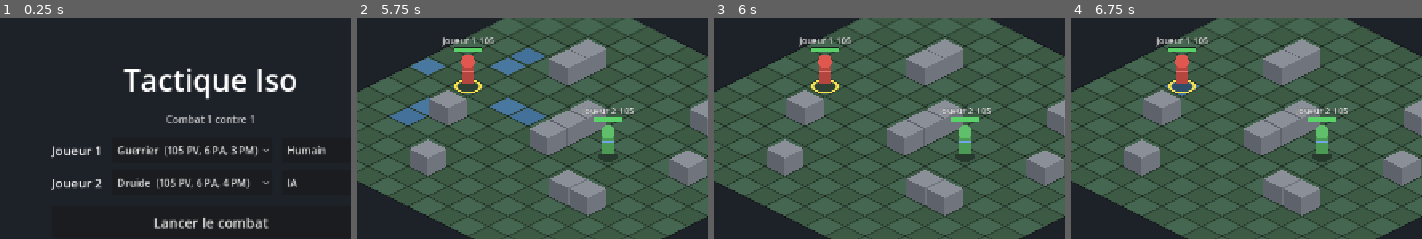
Above: before the commit, frames 1-4 (left to right).
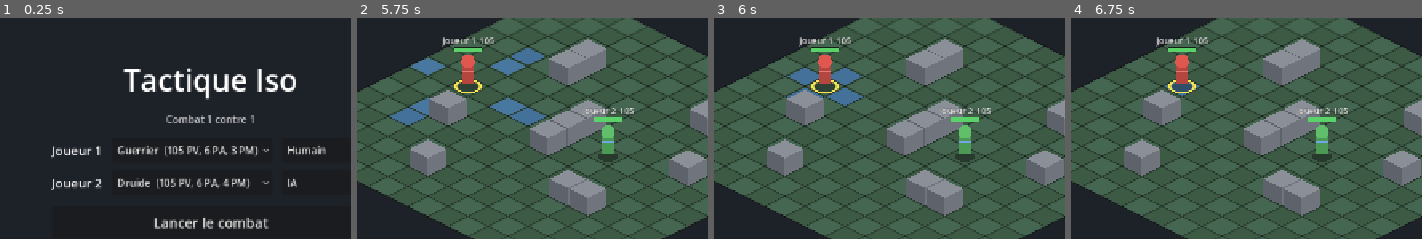
Above: after the commit, the same moments.

Repository: GuenotF/Dingus
Game: Godot game, scene res://scenes/menu.tscn
The game is run twice, just before and just after one commit, with the same random seed, the same clock (stepped at 60 frames per second) and the same inputs.
Inputs (mouse positions are % of the whole screen's width and height, from its top left):
- Up to frame 1 (0.25 s): no input
- Up to frame 2 (5.75 s): click "Lancer le combat" at 0.5 s; click "Prêt (Espace)" at 1.25 s; tap Enter at 2 s; move the mouse to (81, 45) at 2.02 s; tap 1 at 2.1 s; click (81, 45) at 2.17 s; tap Space at 2.27, 3.77 s; click "Fin du tour (Espace)" at 2.75 s; move the mouse to (34, 55) at 3.52 s; tap 2 at 3.6 s; click (34, 55) at 3.67 s; click "1 · Coup d'épée 3 PA" at 4.25 s; click "2 · Charge 2 PA" at 5 s
- Up to frame 3 (6 s): click "3 · Repousser 3 PA" at 5.75 s
- Up to frame 4 (6.75 s): click "4 · Cri 2 PA" at 6.5 s
The pictures show only the part of the screen within x 26-76%, y 20-70%; the shares and areas given below are measured in that part.

Frames 1-2 are identical in both runs. In frame 3, 1.3% of the frame differs, in the area x 20-43%, y 22-40%; in frame 4, nothing differs.

Commit message:
Corrige l'affichage de la portée des sorts à cible obligatoire
Repousser, Attirer et Soin (cible = combattant) n'affichaient aucune
portée quand aucun combattant n'était à portée. La portée complète est
maintenant toujours affichée ; seules les cibles valides restent lançables.

Co-Authored-By: Claude Opus 5.5 <noreply@anthropic.com>
Claude-Session: https://claude.ai/code/session_016TqoMGpG5jku75qaKDTUnG

Diff:
--- a/scripts/core/combat_state.gd
+++ b/scripts/core/combat_state.gd
@@ -174,8 +174,18 @@
 	return cells_in_range_from(spell, f, f.cell)
 
 
+## Portée à afficher : toutes les cases à portée, ciblables ou non (case -> ligne de vue ok).
+## Contrairement à cells_in_range, ignore la règle de cible (case libre / combattant),
+## pour que la portée reste visible même sans cible valide.
+func range_display(spell: SpellData) -> Dictionary:
+	var f := active_fighter()
+	if f == null:
+		return {}
+	return cells_in_range_from(spell, f, f.cell, false)
+
+
 ## Même calcul, mais comme si `caster` se tenait sur `origin` (utilisé par l'IA).
-func cells_in_range_from(spell: SpellData, caster: Fighter, origin: Vector2i) -> Dictionary:
+func cells_in_range_from(spell: SpellData, caster: Fighter, origin: Vector2i, apply_target_rule: bool = true) -> Dictionary:
 	var result: Dictionary = {}
 	var blockers := occupied_cells(caster)
 	for y in range(origin.y - spell.range_max, origin.y + spell.range_max + 1):
@@ -188,11 +198,12 @@
 				continue
 			if spell.line_only and cell.x != origin.x and cell.y != origin.y:
 				continue
-			var occupant := fighter_at_from(cell, caster, origin)
-			if spell.target_rule == SpellData.TargetRule.EMPTY and occupant != null:
-				continue
-			if spell.target_rule == SpellData.TargetRule.FIGHTER and occupant == null:
-				continue
+			if apply_target_rule:
+				var occupant := fighter_at_from(cell, caster, origin)
+				if spell.target_rule == SpellData.TargetRule.EMPTY and occupant != null:
+					continue
+				if spell.target_rule == SpellData.TargetRule.FIGHTER and occupant == null:
+					continue
 			var has_view := not spell.needs_line_of_sight or grid.has_line_of_sight(origin, cell, blockers)
 			result[cell] = has_view
 	return result
--- a/scripts/main.gd
+++ b/scripts/main.gd
@@ -264,7 +264,8 @@
 		return
 
 	if selected_spell:
-		var in_range := state.cells_in_range(selected_spell)
+		# Toute la portée est affichée ; seules les cibles valides sont lançables.
+		var in_range := state.range_display(selected_spell)
 		var seen: Array[Vector2i] = []
 		var blocked: Array[Vector2i] = []
 		for cell in in_range:
--- a/tests/test_core.gd
+++ b/tests/test_core.gd
@@ -24,6 +24,7 @@
 	_test_class_data_files()
 	_test_ai_takes_obvious_kill()
 	_test_ai_vs_ai_finishes()
+	_test_range_always_displayed()
 	print("Tests terminés : %s" % ("OK" if _failures == 0 else "%d échec(s)" % _failures))
 	quit(1 if _failures > 0 else 0)
 
@@ -236,6 +237,8 @@
 	var me := state.active_fighter()
 	me.hp = 80
 	_check(not state.cells_in_range(heal).has(Vector2i(1, 0)), "soin : case vide non ciblable")
+	_check(state.range_display(heal).has(Vector2i(1, 0)), "soin : case vide quand même affichée dans la portée")
+	_check(not state.try_cast(heal, Vector2i(1, 0)), "soin : lancer sur case vide refusé")
 	_check(state.try_cast(heal, me.cell) and me.hp == 100, "soin sur soi plafonné aux PV max")
 
 
@@ -329,3 +332,12 @@
 				state.end_turn()
 		_check(state.is_over, "IA contre IA : combat terminé (graine %d, tour %d, PV %d/%d)" % [rng_seed, state.turn_number, state.fighters[0].hp, state.fighters[1].hp])
 		print("  graine %d : gagnant %d au tour %d" % [rng_seed, state.winner_team, state.turn_number])
+
+
+func _test_range_always_displayed() -> void:
+	# Bug signalé : Repousser (cible = combattant) n'affichait aucune portée sans ennemi au contact.
+	var state := _class_duel(Vector2i(2, 7), Vector2i(12, 7), 1)
+	for spell in state.active_fighter().spells:
+		_check(not state.range_display(spell).is_empty(), "portée affichée : %s" % spell.spell_name)
+	var push: SpellData = state.active_fighter().spells[2]
+	_check(state.range_display(push).size() == 4 and state.cells_in_range(push).is_empty(), "Repousser : 4 cases affichées, aucune ciblable")
